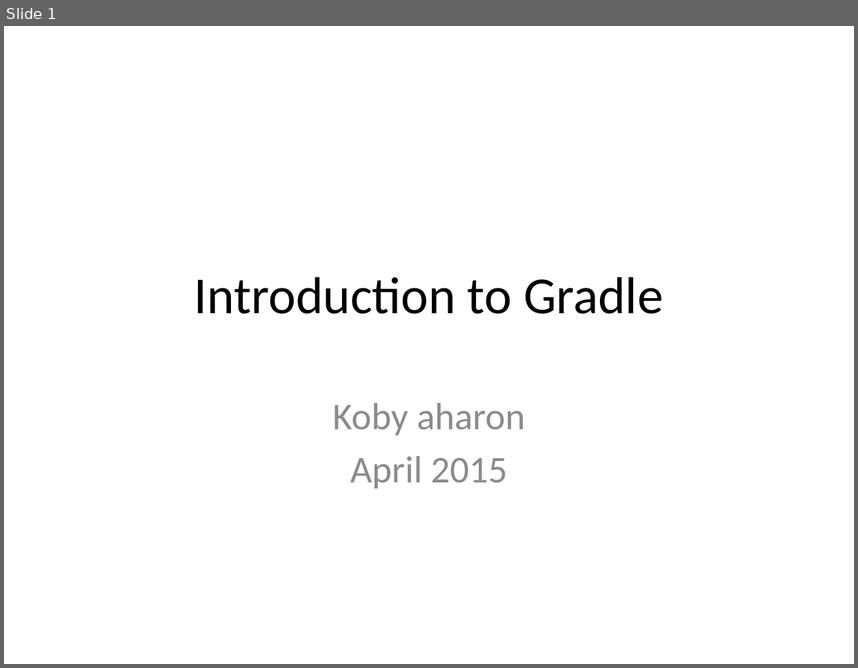
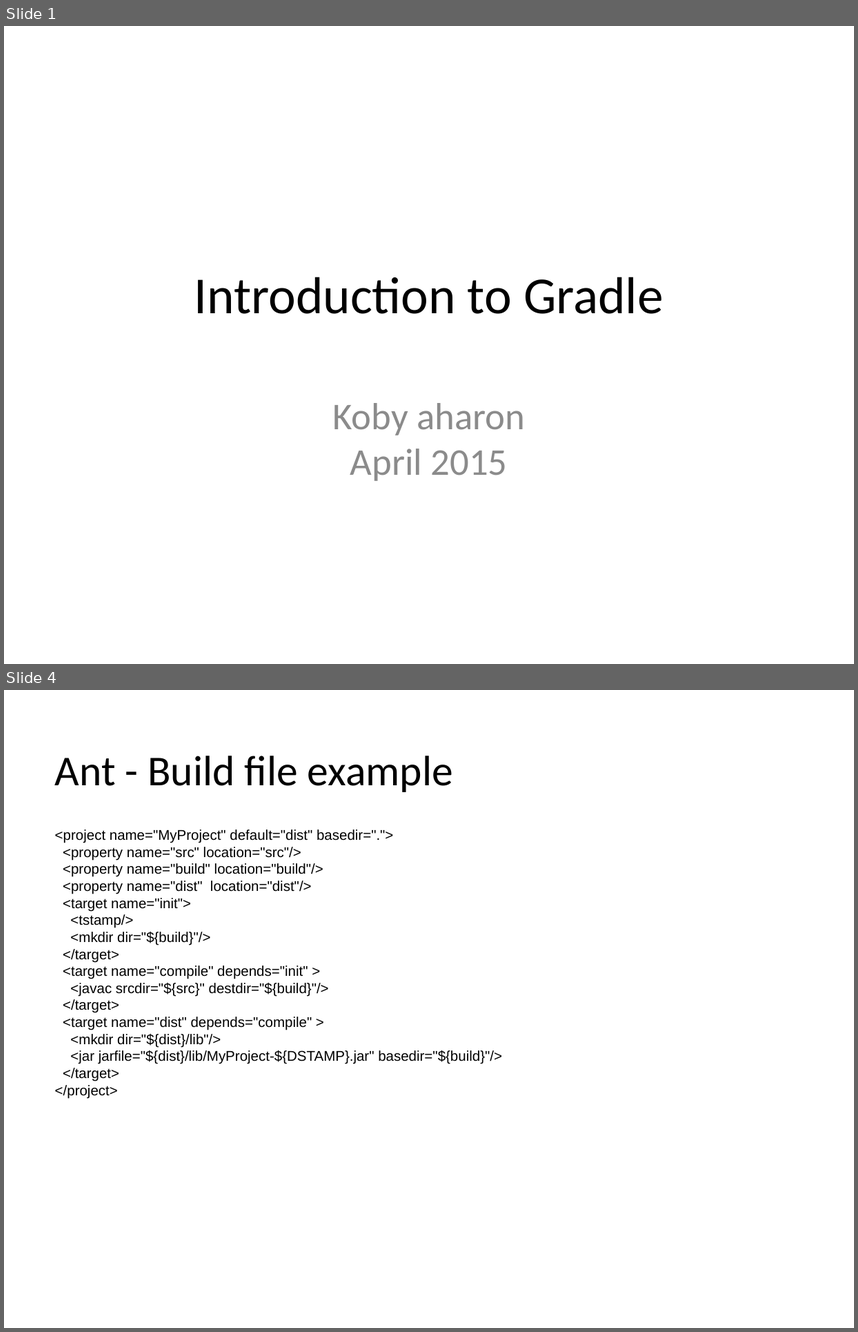
Before and after one commit to kob-aha/gradle-presentation-old, a slide deck: presentation/Introduction to Gradle.pptx. Shown one above the other, each under a label of ours: slide 1 before the commit, slides 1 and 4 after it; the slides between them are not shown. The pictures are 858x668 and 858x1332 pixels, drawn with LibreOffice and Linux fonts; fonts in the diff are those of the drawing. Boxes give left, top, right and bottom in pixels: in the first picture for what was removed or moved away, otherwise in the second. Text is boxed around its words. In the diff, an @@ line names an element or a change of style, - is before the commit and + after.

```diff
--- a/presentation/Introduction to Gradle.pptx
+++ b/presentation/Introduction to Gradle.pptx
@@ slide 4 added at (4,690,854,1328), background #FFFFFF @@
@@ text added at (55,756,453,792), 36 pt, text #000000 @@
+Ant - Build file example
@@ text added at (55,829,502,1098), 12 pt, text #000000 @@
+<project name="MyProject" default="dist" basedir=".">
+<property name="src" location="src"/>
+<property name="build" location="build"/>
+<property name="dist" location="dist"/>
+<target name="init">
+<tstamp/>
+<mkdir dir="${build}"/>
+</target>
+<target name="compile" depends="init" >
+<javac srcdir="${src}" destdir="${build}"/>
+</target>
+<target name="dist" depends="compile" >
+<mkdir dir="${dist}/lib"/>
+<jar jarfile="${dist}/lib/MyProject-${DSTAMP}.jar" basedir="${build}"/>
+</target>
+</project>
@@ slide 1 changed as well @@
@@ text "Koby aharon" at (332,403,525,481): text colour #8C8C8C to #8B8B8B; less space between paragraphs @@
```
Also in this commit, not shown: 9 other slides added, 1 slide removed, 11 other files.
